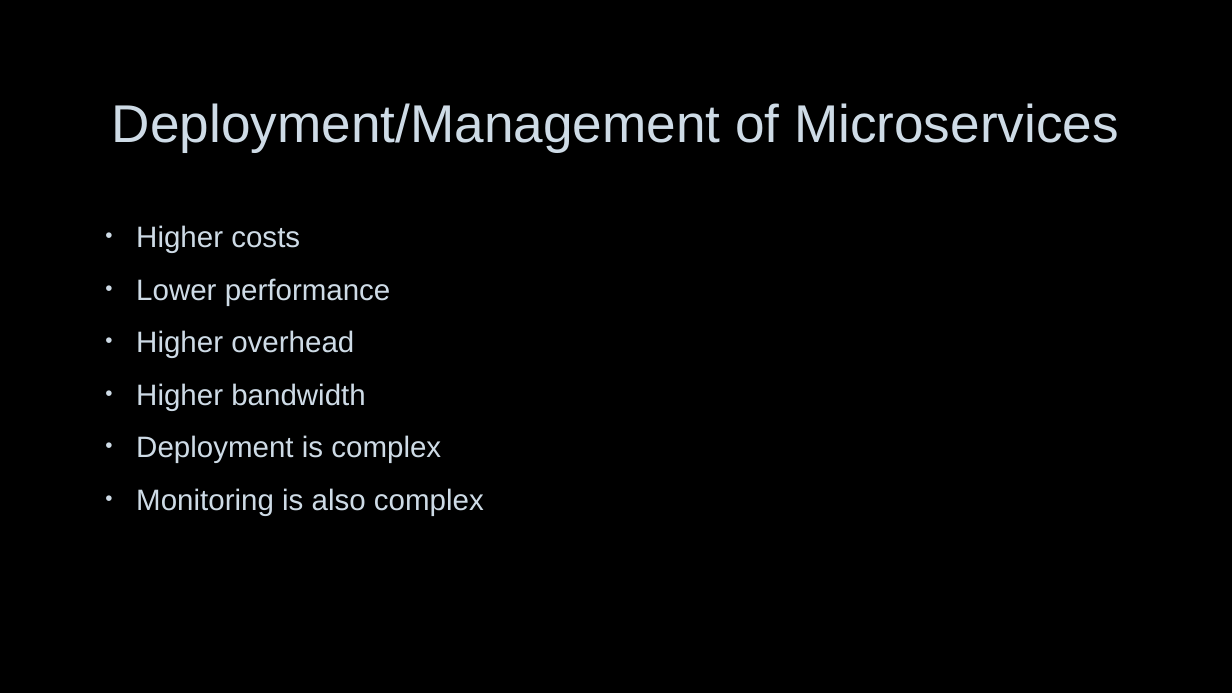
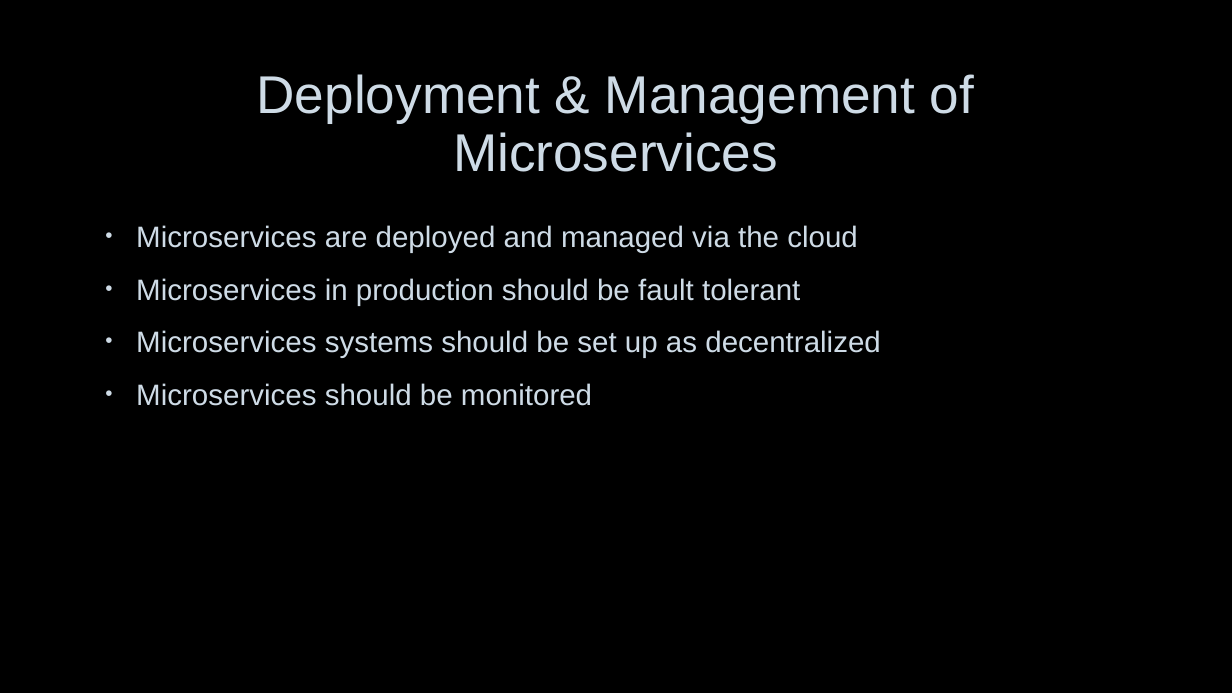
Before and after one commit to nerdommicro/WEB-420, a slide deck: slide 7 of week8/nesbitt-week8.pptx. Drawn at 1232x693 pixels with LibreOffice and Linux fonts; fonts in the diff are those of the drawing; background and template pictures are left out. Boxes give left, top, right and bottom in pixels: in the first picture for what was removed or moved away, otherwise in the second. Text is boxed around its words. In the diff, an @@ line names an element or a change of style, - is before the commit and + after.

```diff
--- a/week8/nesbitt-week8.pptx
+++ b/week8/nesbitt-week8.pptx
@@ title at [257, 74, 974, 172]: text changed @@
-Deployment/Management of Microservices
+Deployment & Management of Microservices
@@ text at [136, 225, 880, 406]: text changed @@
-• Higher costs
-• Lower performance
-• Higher overhead
-• Higher bandwidth
-• Deployment is complex
-• Monitoring is also complex
+• Microservices are deployed and managed via the cloud
+• Microservices in production should be fault tolerant
+• Microservices systems should be set up as decentralized
+• Microservices should be monitored
```
Also in this commit, not shown: 4 other slides changed, 1 slide added, 2 slides removed.
